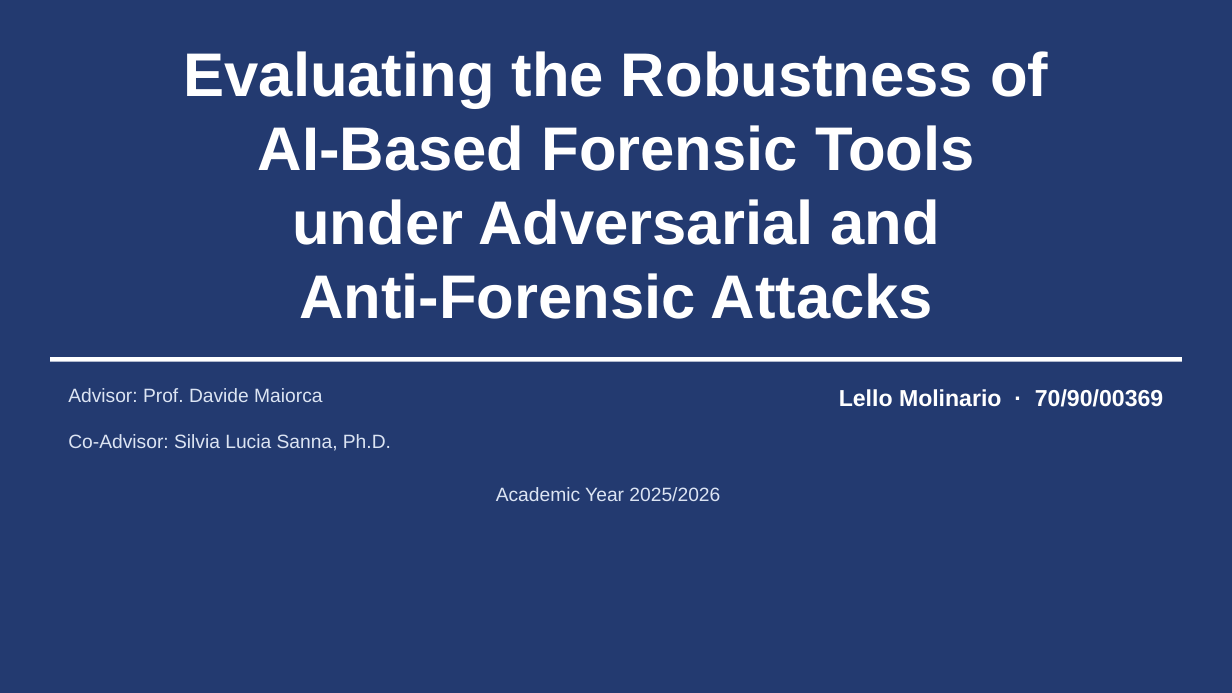
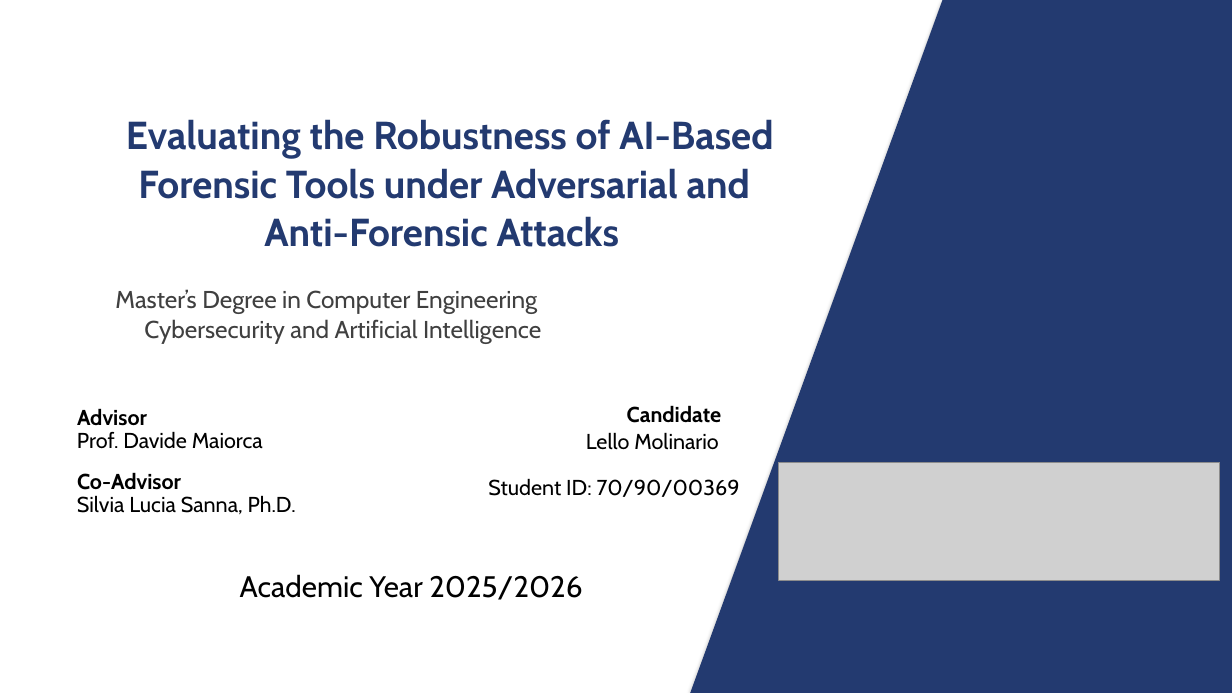
Before and after one commit to lmolinario/msc-thesis-ai-robustness-in-digital-forensics, a slide deck: slide 1 of docs/presentation/Molinario_Thesis_Defense_2026.pptx. Drawn at 1232x693 pixels with LibreOffice and Linux fonts; fonts in the diff are those of the drawing; grey boxes stand for pictures; background and template pictures are left out. Boxes give left, top, right and bottom in pixels: in the first picture for what was removed or moved away, otherwise in the second. Text is boxed around its words. In the diff, an @@ line names an element or a change of style, - is before the commit and + after.

```diff
--- a/docs/presentation/Molinario_Thesis_Defense_2026.pptx
+++ b/docs/presentation/Molinario_Thesis_Defense_2026.pptx
@@ background picture (left out) to #FFFFFF @@
@@ freeform shape added at <box>690,0,1232,693</box>, fill #233A70 @@
@@ text at <box>126,119,773,158</box>: text changed; size 48 to 30.4 pt; font Arial to Cabin; text colour #FFFFFF to #233A70 @@
-Evaluating the Robustness of
-AI-Based Forensic Tools
-under Adversarial and
-Anti-Forensic Attacks
+Evaluating the Robustness of AI-Based
@@ text "Evaluating the Robustness of AI-Based" at <box>126,119,773,158</box>: vertical alignment middle to top @@
@@ text added at <box>138,168,750,199</box>, 30.4 pt, text #233A70, bold @@
+Forensic Tools under Adversarial and
@@ text added at <box>264,216,619,247</box>, 30.4 pt, text #233A70, bold @@
+Anti-Forensic Attacks
@@ text added at <box>115,289,537,314</box>, 19 pt, text #404040 @@
+Master’s Degree in Computer Engineering
@@ text added at <box>144,319,541,344</box>, 19 pt, text #404040 @@
+Cybersecurity and Artificial Intelligence
@@ rectangle removed at <box>50,357,1182,361</box> @@
@@ text added at <box>77,408,147,426</box>, 16.9 pt, text #000000, bold @@
+Advisor
@@ text added at <box>627,405,722,423</box>, 16.9 pt, text #000000, bold @@
+Candidate
@@ text added at <box>77,431,263,449</box>, 16.9 pt, text #000000 @@
+Prof. Davide Maiorca
@@ text added at <box>586,432,718,450</box>, 16.9 pt, text #000000 @@
+Lello Molinario
@@ text added at <box>77,472,181,490</box>, 16.9 pt, text #000000, bold @@
+Co-Advisor
@@ text at <box>488,478,740,497</box>: text changed; size 18 to 16.9 pt; font Arial to Cabin; text colour #FFFFFF to #000000; bold off @@
-Lello Molinario · 70/90/00369
+Student ID: 70/90/00369
@@ picture added at <box>778,462,1220,580</box> @@
@@ text at <box>77,495,296,514</box>: text changed; size 15 to 16.9 pt; font Arial to Cabin; text colour #DCE4F3 to #000000 @@
-Advisor: Prof. Davide Maiorca
-Co-Advisor: Silvia Lucia Sanna, Ph.D.
+Silvia Lucia Sanna, Ph.D.
@@ text "Academic Year 2025/2026": place and size @@
-text "Academic Year 2025/2026" at <box>496,487,720,501</box>
+text "Academic Year 2025/2026" at <box>240,574,582,600</box>
@@ text "Academic Year 2025/2026" at <box>240,574,582,600</box>: size 15 to 23.1 pt, font Arial to Cabin, text colour #DCE4F3 to #000000 @@
```
Also in this commit, not shown: 17 other slides changed, 6 slides added, 8 other files.
